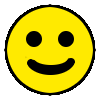
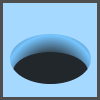
The second w=100, h=100 image is a revision of the first. Changes to its layers:
renamed "Eingefügte Ebene #2" to "Eingefügte Ebene-Kopie #16", showed it, opacity 17% → 100%, painted on it over [0, 0, 100, 100]
showed "tile.png" over [0, 0, 100, 100]
hid group "Ebenengruppe" (4 layers) over [4, 4, 96, 96]
